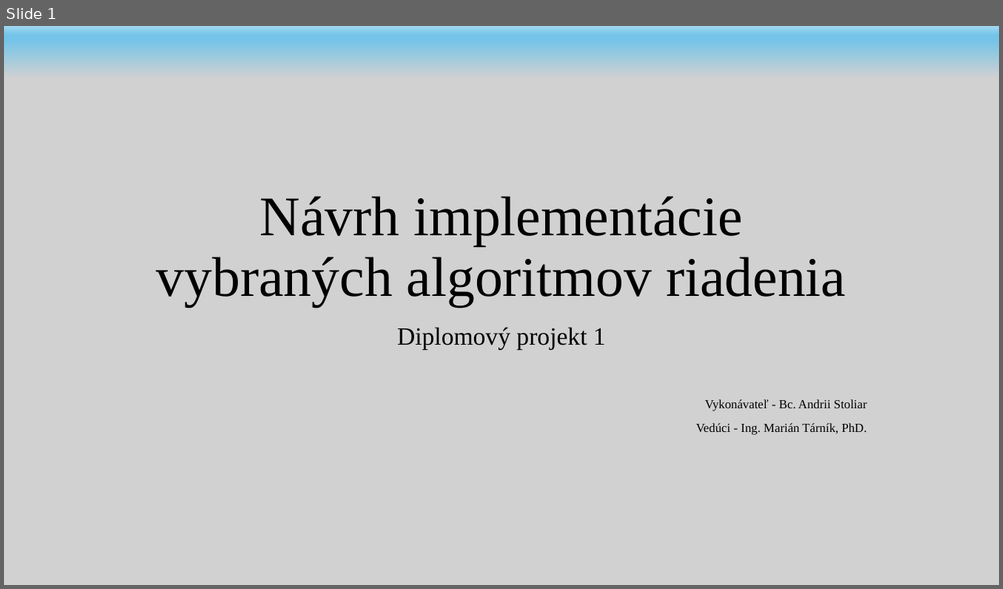
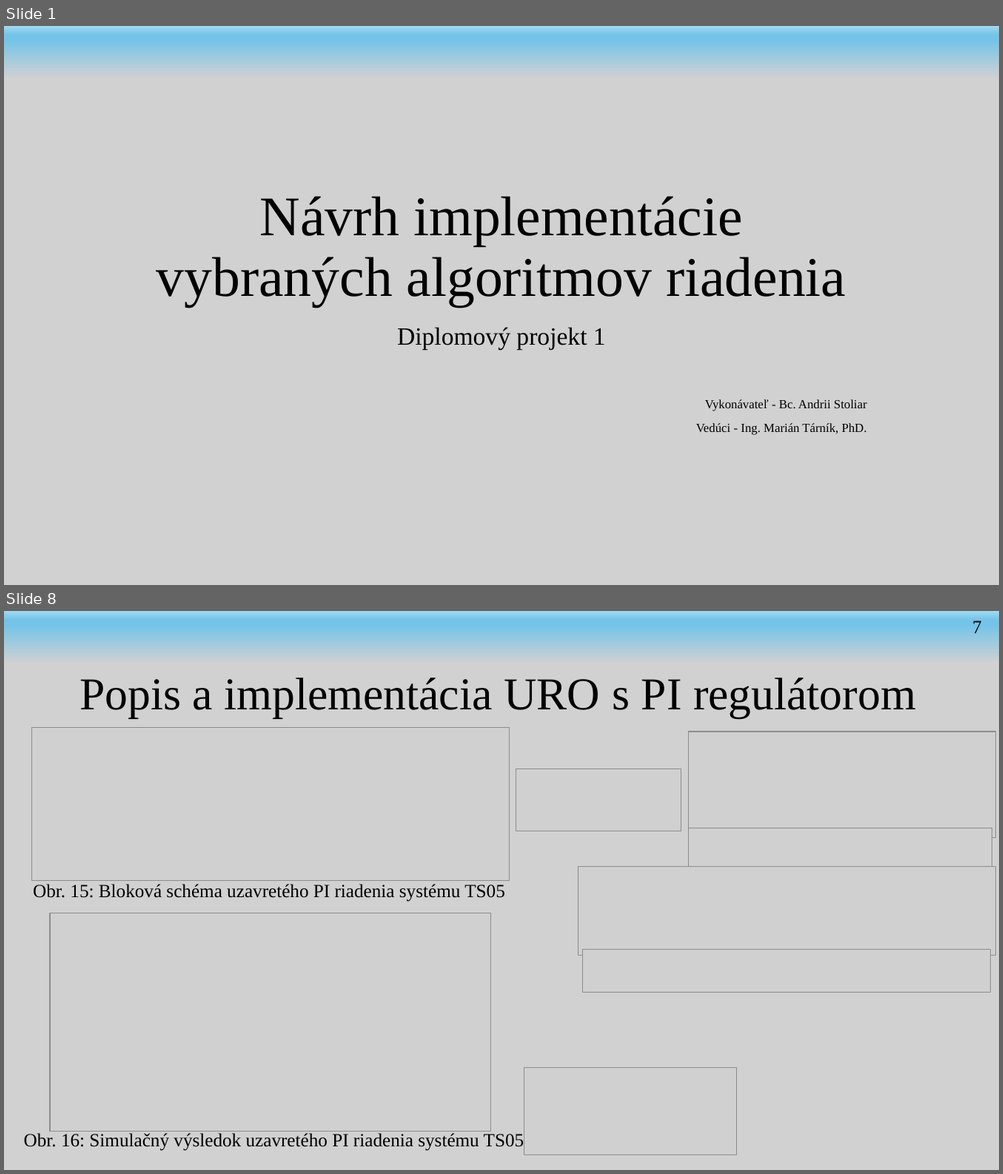
Before and after one commit to andrii-stoliar/DP-Stoliar, a slide deck: Prez/DP1-prez.potx. Shown one above the other, each under a label of ours: slide 1 before the commit, slides 1 and 8 after it; the slides between them are not shown. The pictures are 1003x589 and 1003x1174 pixels, drawn with LibreOffice and Linux fonts; fonts in the diff are those of the drawing; grey boxes stand for pictures; background and template pictures are left out. Boxes give left, top, right and bottom in pixels: in the first picture for what was removed or moved away, otherwise in the second. Text is boxed around its words. In the diff, an @@ line names an element or a change of style, - is before the commit and + after.

```diff
--- a/Prez/DP1-prez.potx
+++ b/Prez/DP1-prez.potx
@@ slide 8 added at (4, 611, 999, 1170), background #D1D1D1; not listed: 1 template element that a slide beside it also shows @@
@@ text added at (972, 621, 982, 633), 18 pt, text #000000 @@
+7
@@ title added at (79, 678, 916, 718), 44 pt, text #000000 @@
+Popis a implementácia URO s PI regulátorom
@@ picture added at (31, 727, 509, 880) @@
@@ picture added at (688, 732, 996, 839) @@
@@ picture added at (516, 769, 680, 831) @@
@@ picture added at (688, 829, 993, 881) @@
@@ picture added at (578, 867, 995, 956) @@
@@ text added at (33, 884, 505, 902), 18 pt, text #000000 @@
+Obr. 15: Bloková schéma uzavretého PI riadenia systému TS05
@@ picture added at (51, 913, 491, 1131) @@
@@ picture added at (583, 950, 991, 992) @@
@@ picture added at (524, 1068, 737, 1155) @@
@@ text added at (24, 1132, 524, 1151), 18 pt, text #000000 @@
+Obr. 16: Simulačný výsledok uzavretého PI riadenia systému TS05
```
Also in this commit, not shown: 2 slides changed, 10 other slides added, 1 slide removed, 27 other files.
